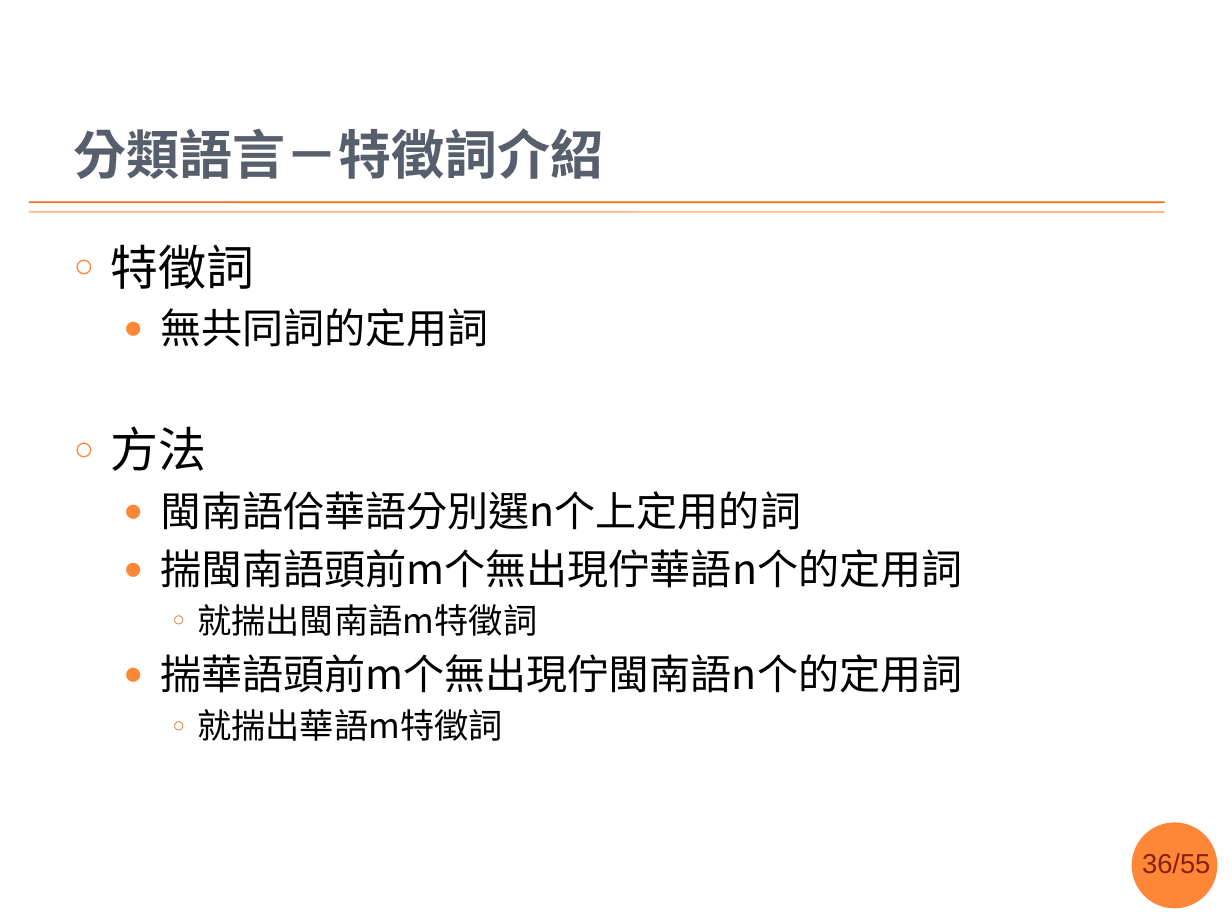
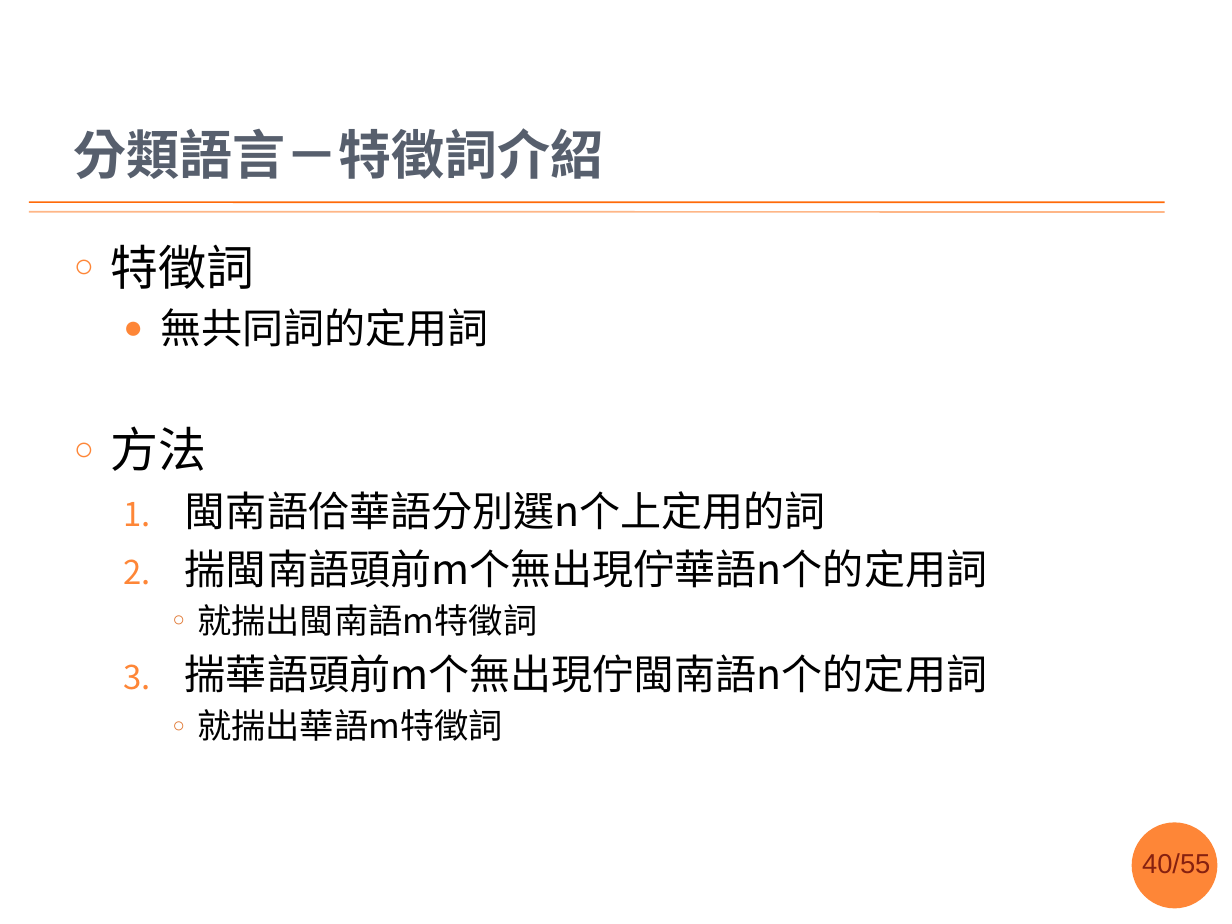
Before and after one commit to sih4sing5hong5/po3-ko3_tau5-iann2-phinn3, a slide deck: slide 40 of 翻譯報告.pptx (slide 36 before the commit). Drawn at 1232x924 pixels with LibreOffice and Linux fonts; fonts in the diff are those of the drawing; background and template pictures are left out. Boxes give left, top, right and bottom in pixels: in the first picture for what was removed or moved away, otherwise in the second. Text is boxed around its words. In the diff, an @@ line names an element or a change of style, - is before the commit and + after.

```diff
--- a/翻譯報告.pptx
+++ b/翻譯報告.pptx
@@ text at <box>185,491,987,693</box>: bullet ● to 1. @@
@@ page number at <box>1142,853,1210,873</box>: text changed @@
-36/55
+40/55
```
Also in this commit, not shown: 8 other slides changed.
